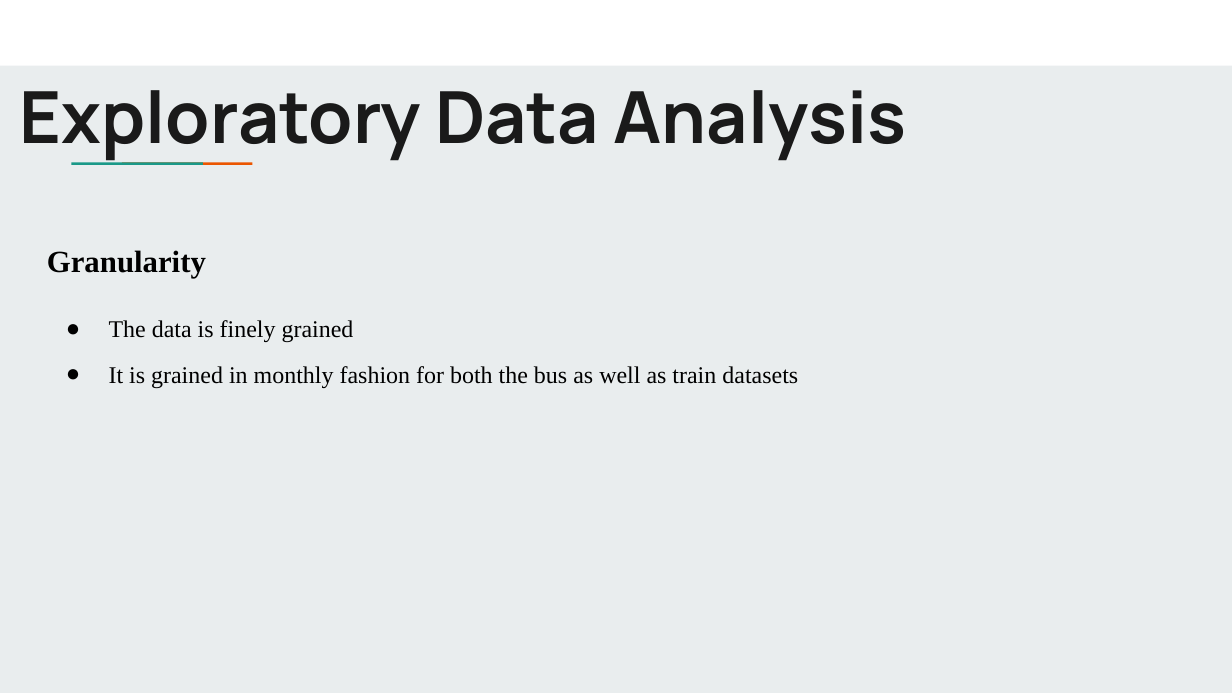
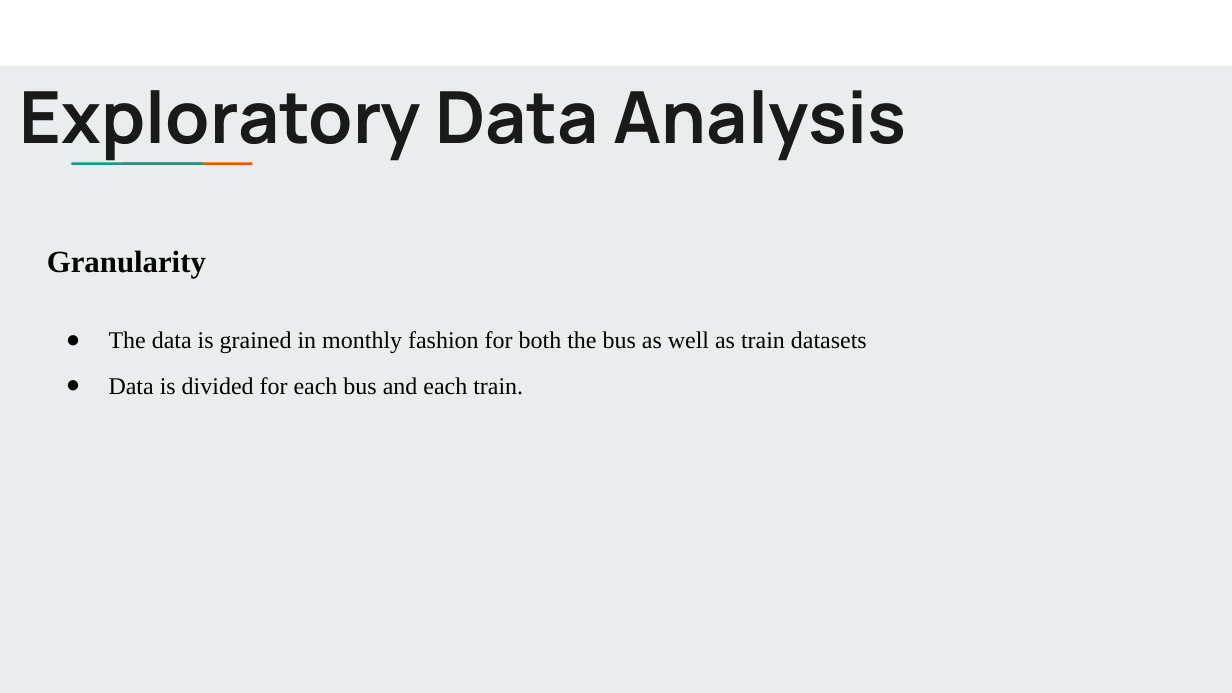
Before and after one commit to uic-cs418/python_demons, a slide deck: slide 6 of Python Demons_presentation.pptx. Drawn at 1232x693 pixels with LibreOffice and Linux fonts; fonts in the diff are those of the drawing. Boxes give left, top, right and bottom in pixels: in the first picture for what was removed or moved away, otherwise in the second. Text is boxed around its words. In the diff, an @@ line names an element or a change of style, - is before the commit and + after.

```diff
--- a/Python Demons_presentation.pptx
+++ b/Python Demons_presentation.pptx
@@ subtitle at <box>109,331,867,395</box>: text changed @@
-● The data is finely grained
-● It is grained in monthly fashion for both the bus as well as train datasets
+● The data is grained in monthly fashion for both the bus as well as train datasets
+● Data is divided for each bus and each train.
```
Also in this commit, not shown: 8 other slides changed, 6 slides added.
